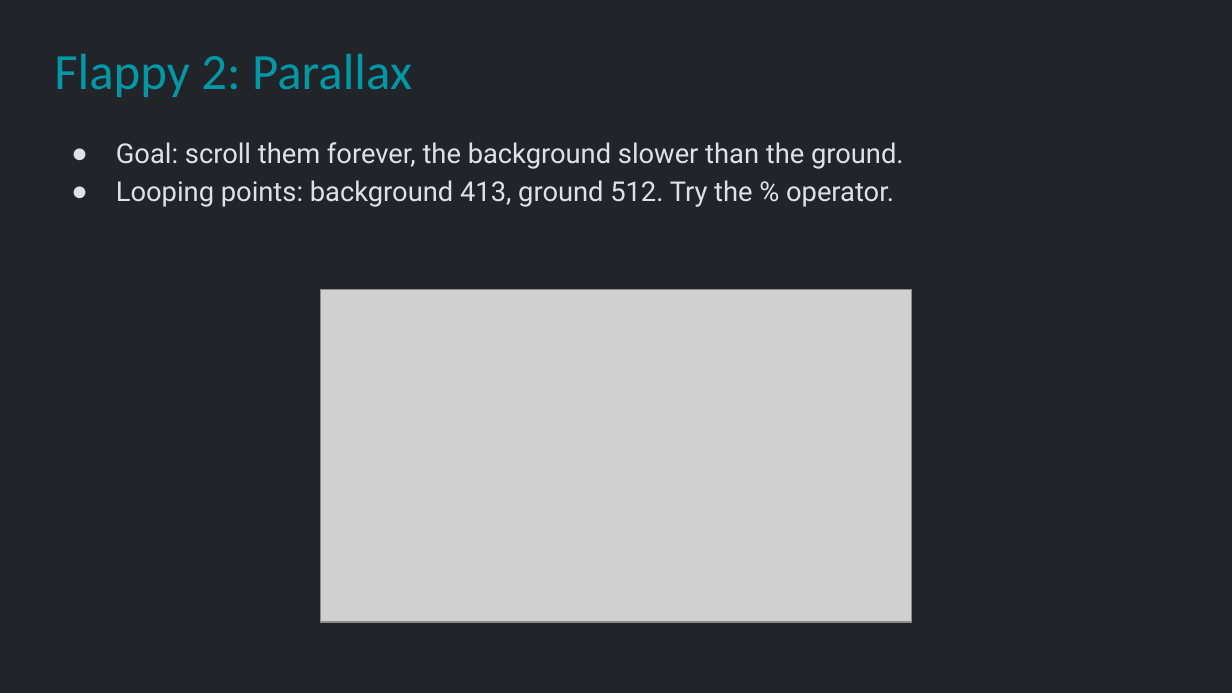
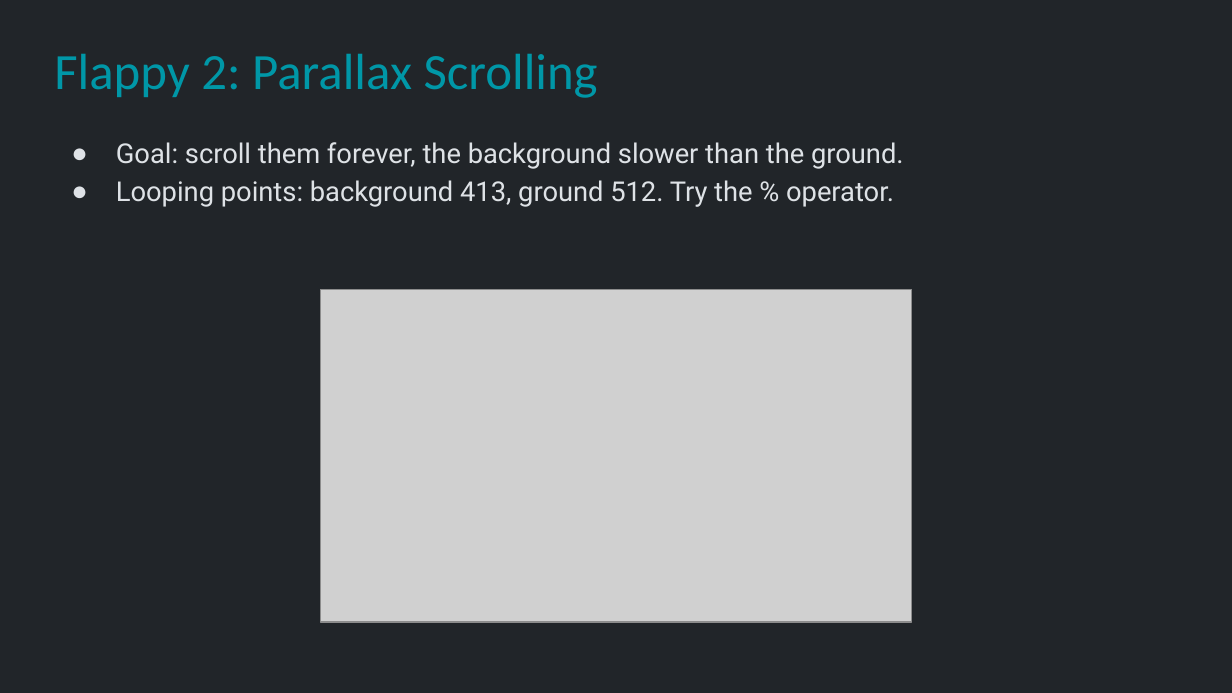
Before and after one commit to Metamate/gar, a slide deck: slide 16 of slides/02 Flappy Bird.pptx. Drawn at 1232x693 pixels with LibreOffice and Linux fonts; fonts in the diff are those of the drawing; grey boxes stand for pictures. Boxes give left, top, right and bottom in pixels: in the first picture for what was removed or moved away, otherwise in the second. Text is boxed around its words. In the diff, an @@ line names an element or a change of style, - is before the commit and + after.

```diff
--- a/slides/02 Flappy Bird.pptx
+++ b/slides/02 Flappy Bird.pptx
@@ title at bbox=[54, 54, 598, 98]: text changed @@
-Flappy 2: Parallax
+Flappy 2: Parallax Scrolling
```
Also in this commit, not shown: 12 other slides changed, 1 other file.
